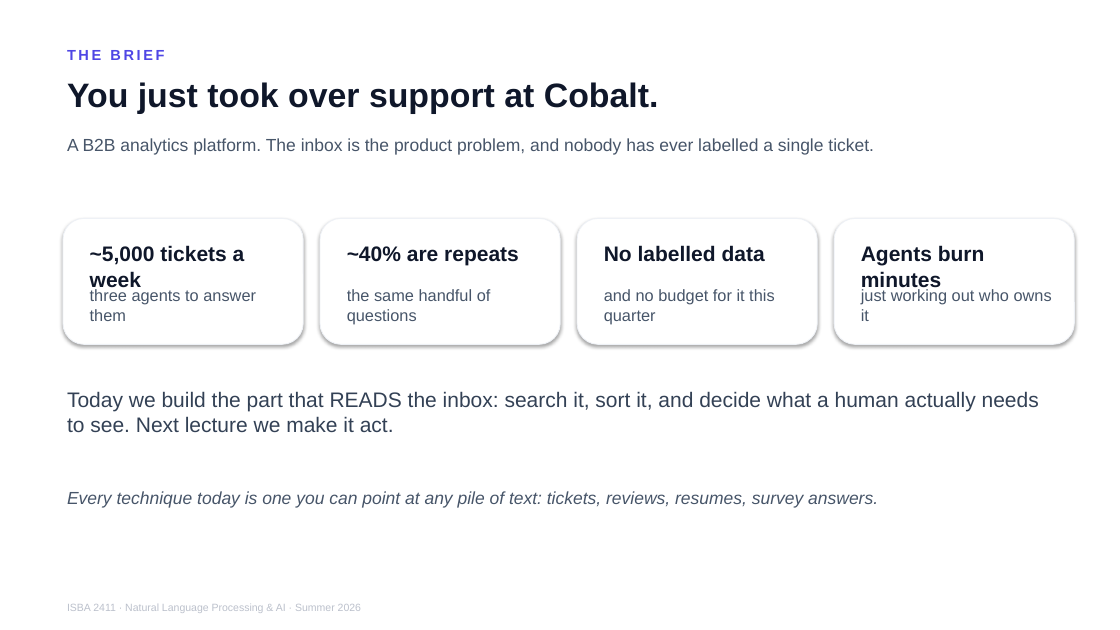
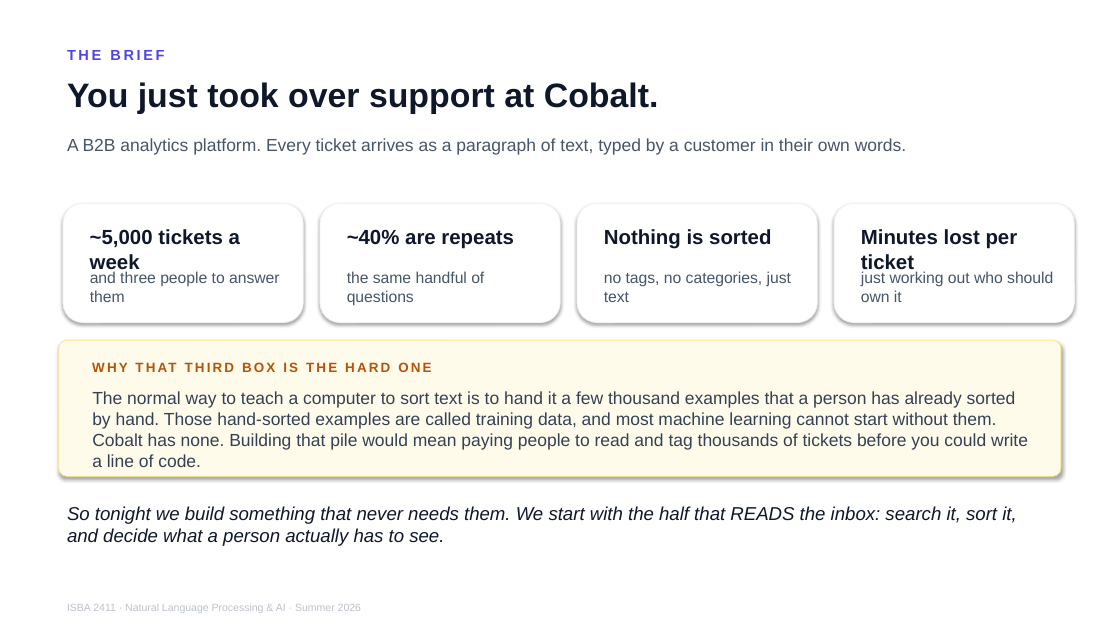
Before and after one commit to JulesMalin/isba2411-nlp, a slide deck: slide 3 of Week 7/L13_Support_Copilot.pptx. Drawn at 1120x630 pixels with LibreOffice and Linux fonts; fonts in the diff are those of the drawing. Boxes give left, top, right and bottom in pixels: in the first picture for what was removed or moved away, otherwise in the second. Text is boxed around its words. In the diff, an @@ line names an element or a change of style, - is before the commit and + after.

```diff
--- a/Week 7/L13_Support_Copilot.pptx
+++ b/Week 7/L13_Support_Copilot.pptx
@@ text at [67,138,907,155]: text changed @@
-A B2B analytics platform. The inbox is the product problem, and nobody has ever labelled a single ticket.
+A B2B analytics platform. Every ticket arrives as a paragraph of text, typed by a customer in their own words.
@@ rounded rectangle: place and size @@
-rounded rectangle at [63,218,303,344]
+rounded rectangle at [63,203,303,323]
@@ rounded rectangle: place and size @@
-rounded rectangle at [320,218,560,344]
+rounded rectangle at [320,203,560,323]
@@ rounded rectangle: place and size @@
-rounded rectangle at [577,218,818,344]
+rounded rectangle at [577,203,818,323]
@@ rounded rectangle: place and size @@
-rounded rectangle at [834,218,1075,344]
+rounded rectangle at [834,203,1075,323]
@@ text "~5,000 tickets a week" at [90,229,240,274]: size 18 to 17.5 pt @@
@@ text "~40% are repeats" at [347,229,514,249]: size 18 to 17.5 pt @@
@@ text at [604,229,771,249]: text changed; size 18 to 17.5 pt @@
-No labelled data
+Nothing is sorted
@@ text at [861,229,1018,274]: text changed; size 18 to 17.5 pt @@
-Agents burn minutes
+Minutes lost per ticket
@@ 3 texts: place and size @@
-3 texts at [90,245,519,325]
+3 texts at [90,229,514,306]
@@ text "the same handful of questions" at [347,271,484,306]: size 14 to 13.5 pt @@
@@ text at [90,271,280,302]: text changed; size 14 to 13.5 pt @@
-three agents to answer them
+and three people to answer them
@@ text at [604,271,791,302]: text changed; size 14 to 13.5 pt @@
-and no budget for it this quarter
+no tags, no categories, just text
@@ text at [861,271,1053,302]: text changed; size 14 to 13.5 pt @@
-just working out who owns it
+just working out who should own it
@@ rounded rectangle added at [59,340,1061,476], fill #FFFBEB, outline #FDE68A 0.75 pt @@
@@ text added at [92,391,1028,467], 15 pt, text #334155 @@
+The normal way to teach a computer to sort text is to hand it a few thousand examples that a person has already sorted by hand. Those hand-sorted examples are called training data, and most machine learning cannot start without them. Cobalt has none. Building that pile would mean paying people to read and tag thousands of tickets before you could write a line of code.
@@ text at [67,506,1016,546]: text changed; size 18 to 16 pt; text colour #334155 to #0F172A; italic on @@
-Today we build the part that READS the inbox: search it, sort it, and decide what a human actually needs to see. Next lecture we make it act.
+So tonight we build something that never needs them. We start with the half that READS the inbox: search it, sort it, and decide what a person actually has to see.
@@ text at [67,491,878,508]: text changed; size 15 to 11.5 pt; text colour #475569 to #B45309; bold on; italic off @@
-Every technique today is one you can point at any pile of text: tickets, reviews, resumes, survey answers.
+WHY THAT THIRD BOX IS THE HARD ONE
```
